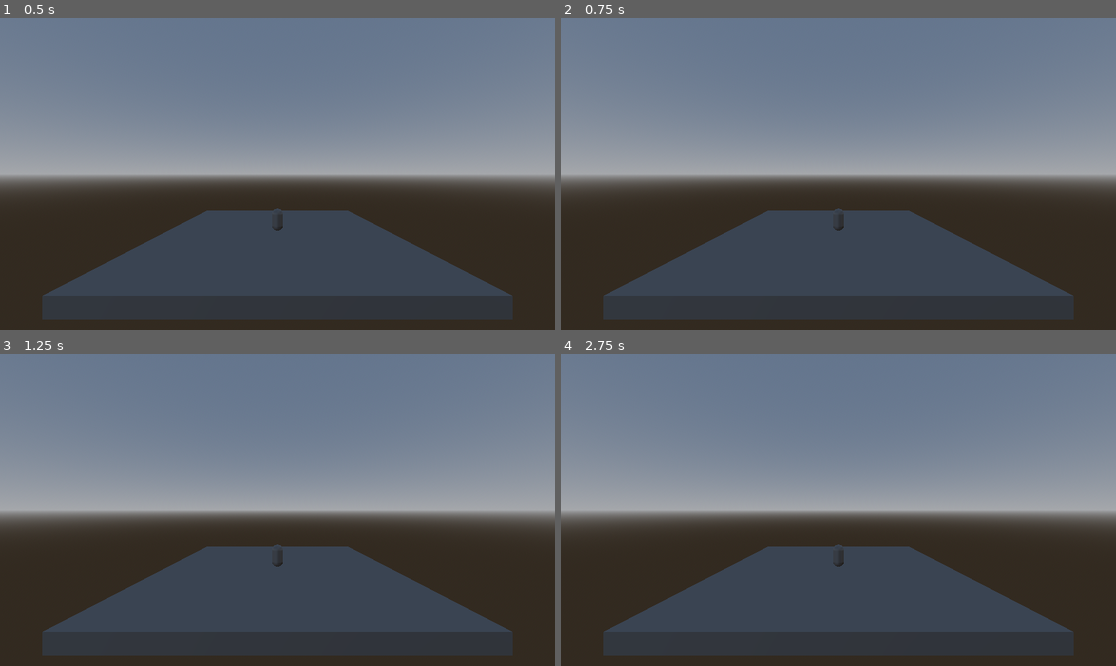
Above: before the commit, frames 1-4 (two rows, left to right).
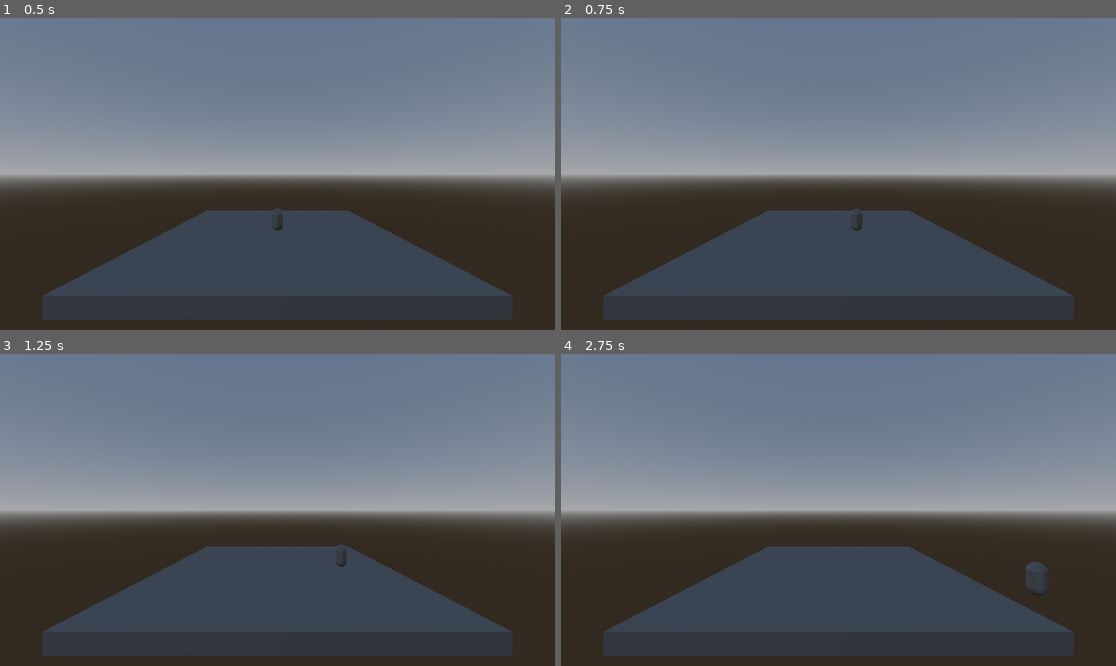
Above: after the commit, the same moments.

Repository: zhuzhile08/Project-Polearm
Game: Godot game, scene res://Stages/Main.tscn
Same seed, same stepped clock (60 frames per second), same inputs: the game is played once before the commit and once after it.
Inputs:
- Up to frame 1 (0.5 s): no input
- Up to frame 2 (0.75 s): tap Enter at 0.5 s; hold D (Move right, bound only after the commit) from 0.53 s (still down)
- Up to frame 3 (1.25 s): keep holding D (Move right, bound only after the commit); tap Space (Jump, bound only after the commit) at 0.77 s
- Up to frame 4 (2.75 s): release D (Move right, bound only after the commit) at 1.28 s; hold S (Move backwards, bound only after the commit) 1.28-2.03 s; tap Space (Jump, bound only after the commit) at 1.52 s; hold D (Move right, bound only after the commit) from 2.03 s (still down)

Frame 1 is identical in both runs. In frame 2, 0.1% of the frame differs, in the area x 49-55%, y 61-69%; in frame 3, 0.1%; in frame 4, 0.4%, in the area x 49-88%, y 61-77%.
Error in both runs: Attempt to call function 'find_track' in base 'null instance' on a null instance. (res://Entities/Player/Model/ActionData.gd:24)

Commit message:
Update project.godot
Added some basic incomplete keyboard functionality

Diff:
--- a/project.godot
+++ b/project.godot
@@ -49,6 +49,7 @@
 Jump={
 "deadzone": 0.2,
 "events": [Object(InputEventJoypadButton,"resource_local_to_scene":false,"resource_name":"","device":-1,"button_index":0,"pressure":0.0,"pressed":true,"script":null)
+, Object(InputEventKey,"resource_local_to_scene":false,"resource_name":"","device":-1,"window_id":0,"alt_pressed":false,"shift_pressed":false,"ctrl_pressed":false,"meta_pressed":false,"pressed":false,"keycode":0,"physical_keycode":32,"key_label":0,"unicode":32,"location":0,"echo":false,"script":null)
 ]
 }
 Shoot={
@@ -89,21 +90,25 @@
 "Move left"={
 "deadzone": 0.2,
 "events": [Object(InputEventJoypadMotion,"resource_local_to_scene":false,"resource_name":"","device":-1,"axis":0,"axis_value":-1.0,"script":null)
+, Object(InputEventKey,"resource_local_to_scene":false,"resource_name":"","device":-1,"window_id":0,"alt_pressed":false,"shift_pressed":false,"ctrl_pressed":false,"meta_pressed":false,"pressed":false,"keycode":0,"physical_keycode":65,"key_label":0,"unicode":97,"location":0,"echo":false,"script":null)
 ]
 }
 "Move right"={
 "deadzone": 0.2,
 "events": [Object(InputEventJoypadMotion,"resource_local_to_scene":false,"resource_name":"","device":-1,"axis":0,"axis_value":1.0,"script":null)
+, Object(InputEventKey,"resource_local_to_scene":false,"resource_name":"","device":-1,"window_id":0,"alt_pressed":false,"shift_pressed":false,"ctrl_pressed":false,"meta_pressed":false,"pressed":false,"keycode":0,"physical_keycode":68,"key_label":0,"unicode":100,"location":0,"echo":false,"script":null)
 ]
 }
 "Move forwards"={
 "deadzone": 0.2,
 "events": [Object(InputEventJoypadMotion,"resource_local_to_scene":false,"resource_name":"","device":-1,"axis":1,"axis_value":-1.0,"script":null)
+, Object(InputEventKey,"resource_local_to_scene":false,"resource_name":"","device":-1,"window_id":0,"alt_pressed":false,"shift_pressed":false,"ctrl_pressed":false,"meta_pressed":false,"pressed":false,"keycode":0,"physical_keycode":87,"key_label":0,"unicode":119,"location":0,"echo":false,"script":null)
 ]
 }
 "Move backwards"={
 "deadzone": 0.2,
 "events": [Object(InputEventJoypadMotion,"resource_local_to_scene":false,"resource_name":"","device":-1,"axis":1,"axis_value":1.0,"script":null)
+, Object(InputEventKey,"resource_local_to_scene":false,"resource_name":"","device":-1,"window_id":0,"alt_pressed":false,"shift_pressed":false,"ctrl_pressed":false,"meta_pressed":false,"pressed":false,"keycode":0,"physical_keycode":83,"key_label":0,"unicode":115,"location":0,"echo":false,"script":null)
 ]
 }
 "Camera left"={
@@ -139,6 +144,7 @@
 Menu={
 "deadzone": 0.2,
 "events": [Object(InputEventJoypadButton,"resource_local_to_scene":false,"resource_name":"","device":-1,"button_index":6,"pressure":0.0,"pressed":true,"script":null)
+, Object(InputEventKey,"resource_local_to_scene":false,"resource_name":"","device":-1,"window_id":0,"alt_pressed":false,"shift_pressed":false,"ctrl_pressed":false,"meta_pressed":false,"pressed":false,"keycode":0,"physical_keycode":4194305,"key_label":0,"unicode":0,"location":0,"echo":false,"script":null)
 ]
 }
 
